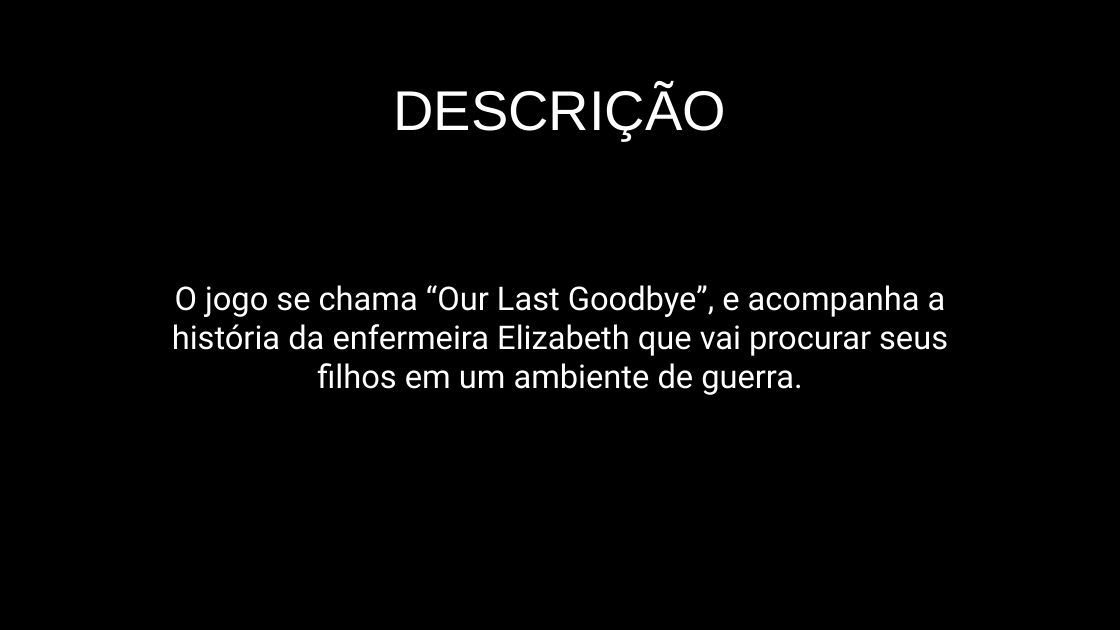
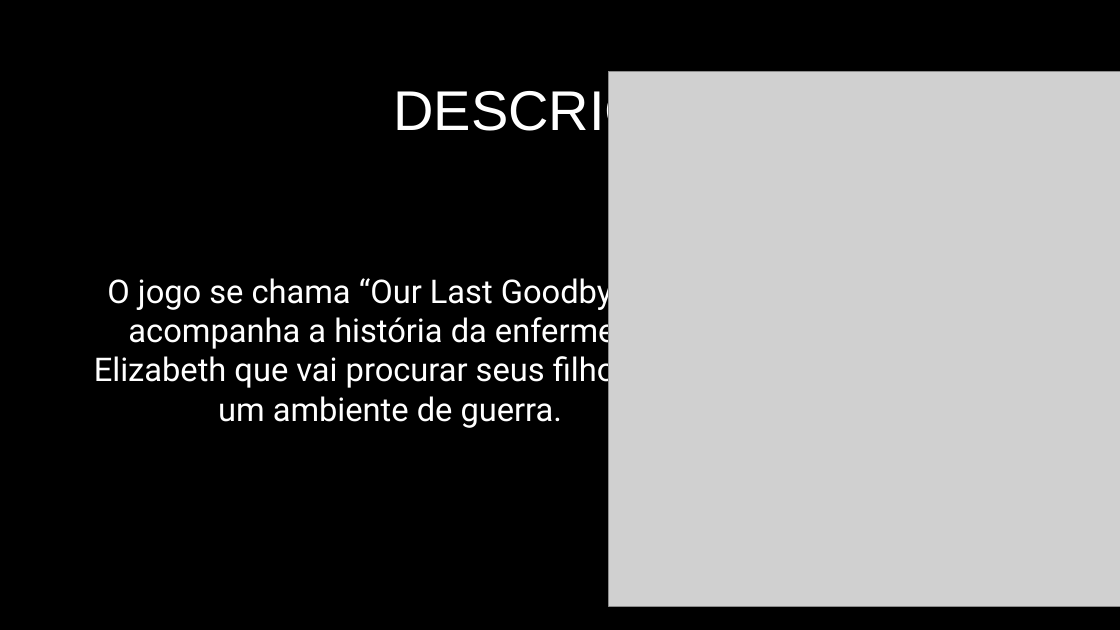
Before and after one commit to MAUAK/FP3-Red-Zone, a slide deck: slide 2 of Documentação/Our_Last_Goodbye.pptx. Drawn at 1120x630 pixels with LibreOffice and Linux fonts; fonts in the diff are those of the drawing; grey boxes stand for pictures; background and template pictures are left out. Boxes give left, top, right and bottom in pixels: in the first picture for what was removed or moved away, otherwise in the second. Text is boxed around its words. In the diff, an @@ line names an element or a change of style, - is before the commit and + after.

Commit message:
att

```diff
--- a/Documentação/Our_Last_Goodbye.pptx
+++ b/Documentação/Our_Last_Goodbye.pptx
@@ picture added at [609, 71, 1120, 607] @@
@@ text "O jogo se chama “Our ..." rewrapped from [172, 285, 948, 395] to [94, 273, 652, 428] @@
```
